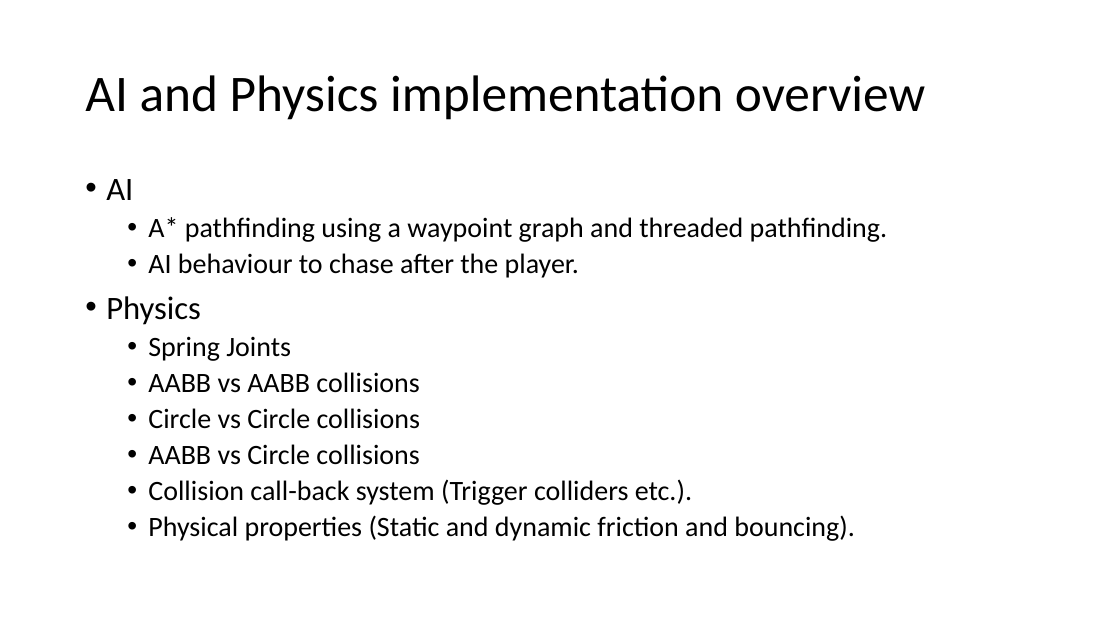
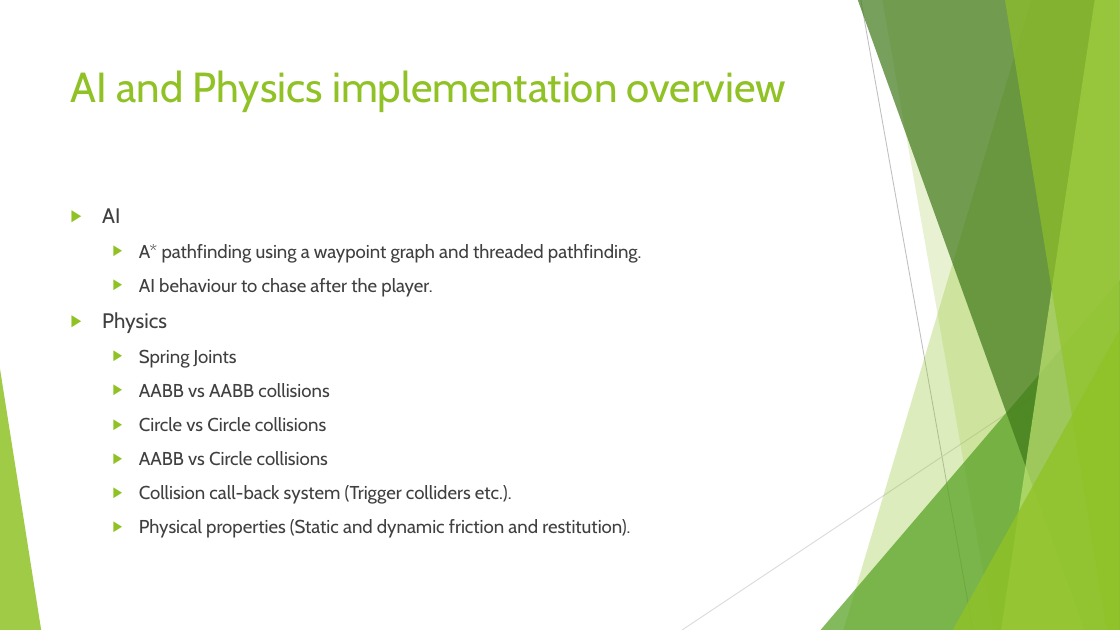
Before and after one commit to AdamBallinger/ProjectPlatform, a slide deck: slide 4 of Report.pptx. Drawn at 1120x630 pixels with LibreOffice and Linux fonts; fonts in the diff are those of the drawing. Boxes give left, top, right and bottom in pixels: in the first picture for what was removed or moved away, otherwise in the second. Text is boxed around its words. In the diff, an @@ line names an element or a change of style, - is before the commit and + after.

```diff
--- a/Report.pptx
+++ b/Report.pptx
@@ title "AI and Physics implementation overview": place and size @@
-title "AI and Physics implementation overview" at <box>85,75,925,120</box>
+title "AI and Physics implementation overview" at <box>71,70,787,112</box>
@@ title "AI and Physics implementation overview" at <box>71,70,787,112</box>: size 44 to 36 pt, font Calibri to Cabin, text colour #000000 to #90C226; line spacing 0.9 to 1; vertical alignment middle to top @@
@@ text "AI": place and size @@
-text "AI" at <box>106,179,887,541</box>
+text "AI" at <box>102,208,642,538</box>
@@ text at <box>102,208,642,504</box>: size 28 to 18 pt in "AI", "Physics"; font Calibri to Cabin, text colour #000000 to #404040 in "AI", "A* pathfinding using a waypoint graph and ...", "AI behaviour to chase after the player.", "Physics" and 5 more places; size 24 to 16 pt in "A* pathfinding using a waypoint graph and ...", "AI behaviour to chase after the player.", "Spring Joints", "AABB vs AABB collisions" and 3 more places; bullet • to ▶; line spacing 0.9 to 1; more space between paragraphs @@
@@ group added at <box>0,0,1120,630</box>: 5 freeform shapes, 3 triangles, 2 lines @@
@@ text at <box>139,519,630,538</box>: text changed; size 24 to 16 pt; font Calibri to Cabin; text colour #000000 to #404040 @@
-  • Physical properties (Static and dynamic friction and bouncing).
+  ▶ Physical properties (Static and dynamic friction and restitution).
```
Also in this commit, not shown: 4 other slides changed, 20 other files.
